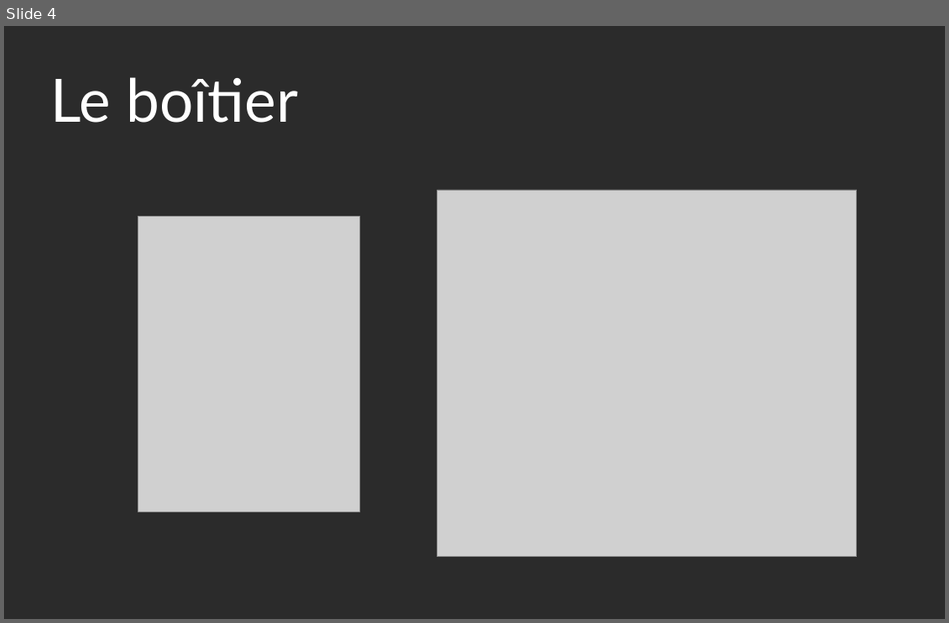
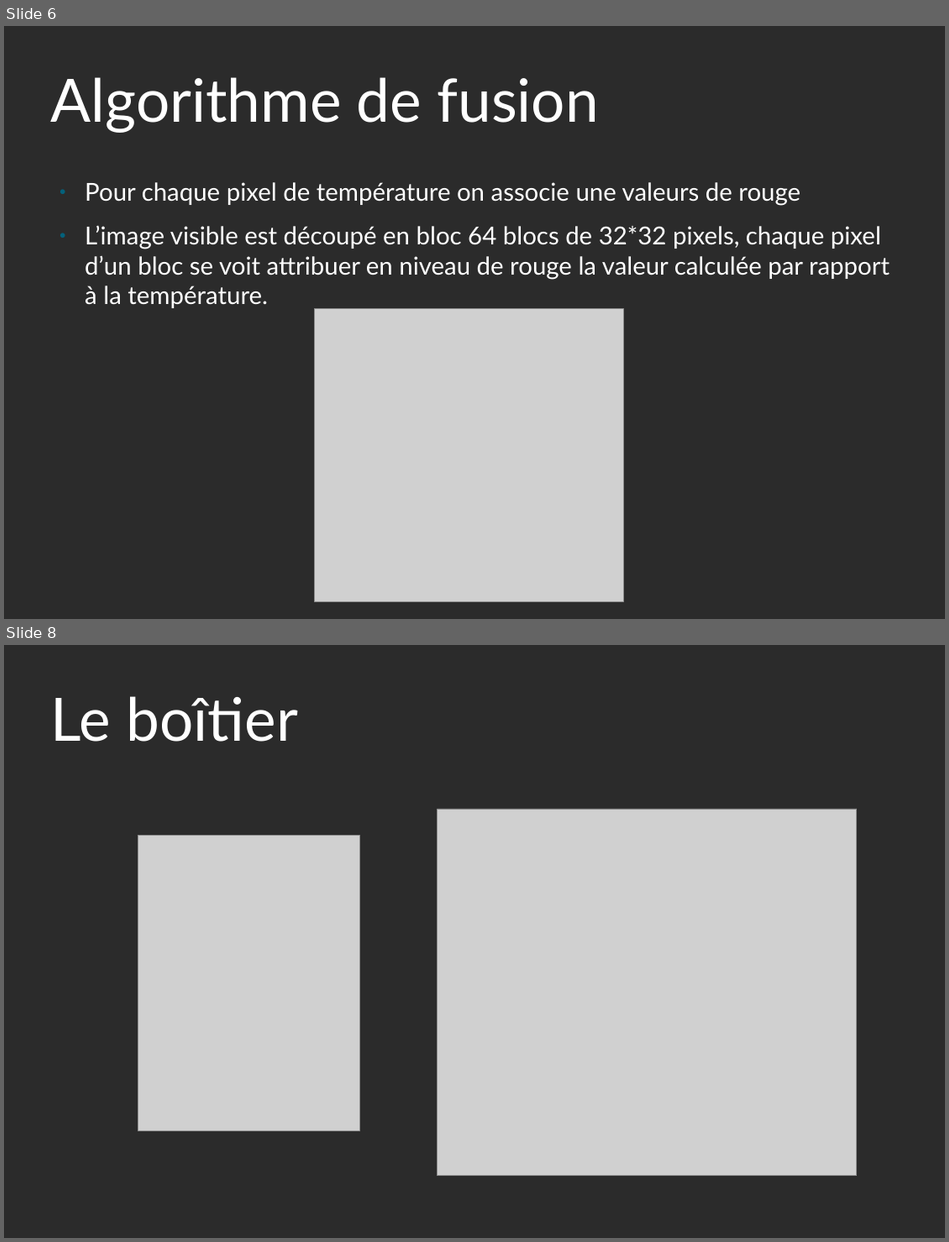
Before and after one commit to yannou38/ImageFusion, a slide deck: presM2M.odp. Shown one above the other, each under a label of ours: slide 4 before the commit, slides 6 and 8 after it; the slides between them are not shown. The pictures are 949x623 and 949x1242 pixels, drawn with LibreOffice and Linux fonts; fonts in the diff are those of the drawing; grey boxes stand for pictures; background and template pictures are left out; a plain dark background stands for a picture behind light text. Boxes give left, top, right and bottom in pixels: in the first picture for what was removed or moved away, otherwise in the second. Text is boxed around its words. In the diff, an @@ line names an element or a change of style, - is before the commit and + after.

Commit message:
images + détails slide algo

```diff
--- a/presM2M.odp
+++ b/presM2M.odp
@@ slide 6 added at bbox=[4, 26, 945, 619], background picture (left out) @@
@@ title added at bbox=[51, 77, 598, 133], 60 pt, text #FFFFFF @@
+Algorithme de fusion
@@ text added at bbox=[85, 182, 889, 308], 24.8 pt, text #FFFFFF @@
+● Pour chaque pixel de température on associe une valeurs de rouge
+● L’image visible est découpé en bloc 64 blocs de 32*32 pixels, chaque pixel d’un bloc se voit attribuer en niveau de rouge la valeur calculée par rapport à la température.
@@ picture added at bbox=[315, 308, 623, 601] @@
@@ picture added at bbox=[315, 308, 623, 601] @@
@@ what was slide 4 is now slide 8 @@
```
Also in this commit, not shown: 3 slides changed, 6 other slides added, 1 slide removed, 5 other files.
